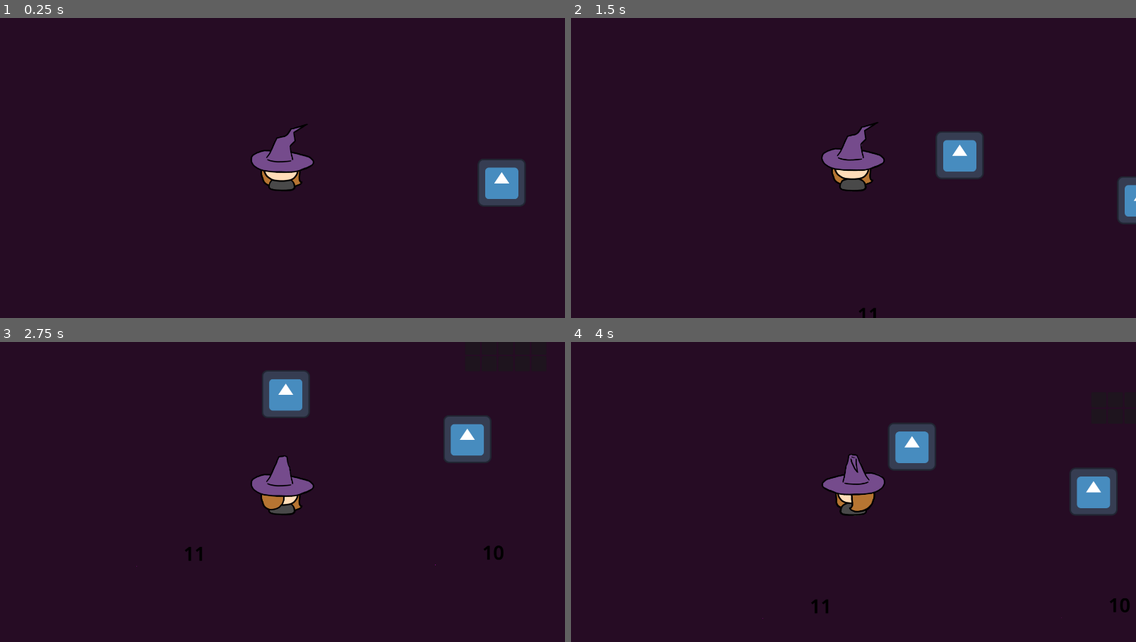
Above: before the commit, frames 1-4 (two rows, left to right).
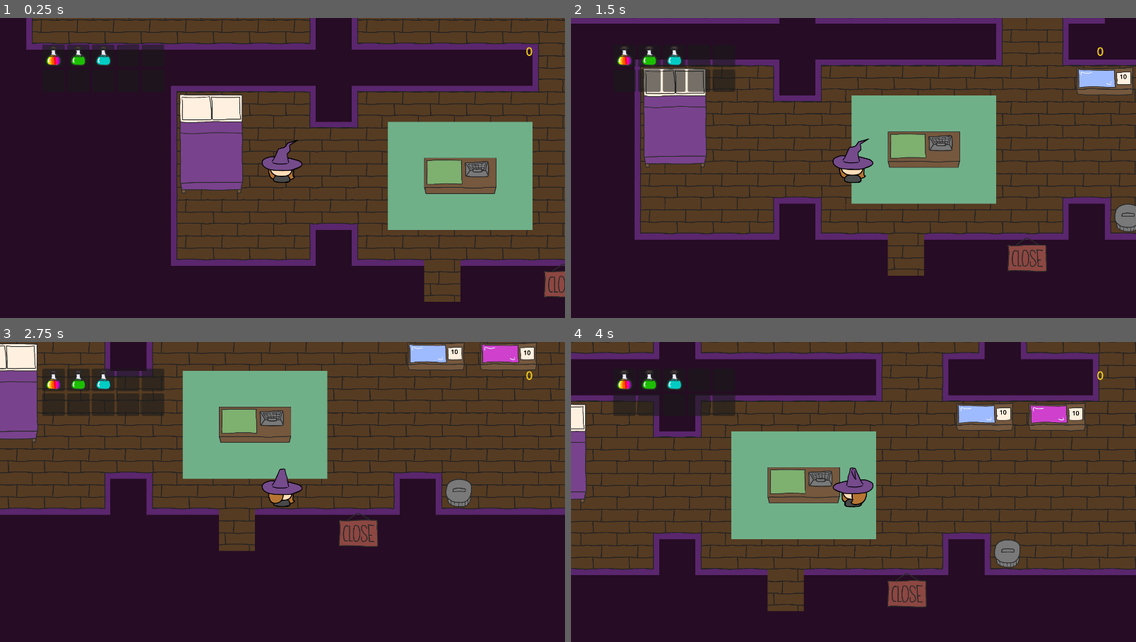
Above: after the commit, the same moments.

Repository: monaimerr/Ryhm-2
Game: Godot game, scene res://scenes/main/main.tscn
Same seed, same stepped clock (60 frames per second), same inputs: the game is played once before the commit and once after it. Before the commit the project starts from res://scenes/test/shelf_test.tscn. The engine's default icon, where the game draws it, is replaced by a stand-in: a white triangle on a blue panel in a dark square. Sound files missing from this copy of the repository are replaced by a short silence.
Inputs:
- Up to frame 1 (0.25 s): no input
- Up to frame 2 (1.5 s): tap Enter at 0.5 s; hold D (right) 0.53-1.28 s; hold R (alternative interact) 0.53-1.28 s; hold S (down) from 1.28 s (still down); tap C (cycle) at 1.35 s
- Up to frame 3 (2.75 s): release S (down) at 2.03 s; hold D (right) from 2.03 s (still down); hold E (interact) from 2.03 s (still down)
- Up to frame 4 (4 s): release D (right) at 2.78 s; release E (interact) at 2.78 s; hold W (up) 2.78-3.53 s; tap R (alternative interact) at 2.85 s; tap E (interact) at 3.5 s; hold A (left) from 3.53 s (still down); hold C (cycle) from 3.53 s (still down)

The runs differ from the first frame. In frame 1, 49% of the frame differs, in the area x 4-100%, y 0-95%; in frame 2, 53%; in frame 3, 54%; in frame 4, 63%, in the area x 0-100%, y 0-93%.

Commit message:
Reverted main; Meeting notes and related changes

Diff:
--- a/flask/scenes/main/main.tscn
+++ b/flask/scenes/main/main.tscn
@@ -25,7 +25,11 @@
 [ext_resource type="Script" uid="uid://fqjy4w760p41" path="res://scripts/entities/characters/NPCs/customer_path.gd" id="20_r4lks"]
 [ext_resource type="PackedScene" uid="uid://cgmqg8hxcsmmt" path="res://scenes/day_progress/day_progress_manager.tscn" id="22_m4h2d"]
 [ext_resource type="PackedScene" uid="uid://cxavsjams7k3x" path="res://scenes/UI/cauldron_menu/cauldronmenu.tscn" id="23_6llfj"]
+[ext_resource type="Script" uid="uid://dgxsmw8stpyd1" path="res://scripts/UI/money_label/player_money_label.gd" id="24_0bhws"]
 [ext_resource type="PackedScene" uid="uid://c61x4ibg3v35p" path="res://scenes/Trash_can/Trash_Can.tscn" id="24_s17dp"]
+[ext_resource type="AudioStream" uid="uid://bmnq3h1sx1s0r" path="res://art/money.mp3" id="25_i7in8"]
+[ext_resource type="AudioStream" uid="uid://dwcbh1jgg5xky" path="res://art/new_day.mp3" id="27_0bhws"]
+[ext_resource type="Script" uid="uid://b4gupn0bx7jl" path="res://scripts/audio/money_sound.gd" id="30_gkmcc"]
 
 [sub_resource type="PlaceholderTexture2D" id="PlaceholderTexture2D_l3cfh"]
 
@@ -147,6 +151,19 @@
 
 [node name="CauldronMenu" parent="UserInterfaceLayer" instance=ExtResource("23_6llfj")]
 
+[node name="PlayerMoneyLabel" type="RichTextLabel" parent="UserInterfaceLayer"]
+anchors_preset = 1
+anchor_left = 1.0
+anchor_right = 1.0
+offset_left = -190.0
+offset_bottom = 177.0
+grow_horizontal = 0
+theme_override_colors/default_color = Color(0.921077, 0.785836, 0.111469, 1)
+theme_override_font_sizes/normal_font_size = 32
+horizontal_alignment = 1
+vertical_alignment = 1
+script = ExtResource("24_0bhws")
+
 [node name="CustomerPath" type="Path2D" parent="."]
 y_sort_enabled = true
 position = Vector2(-161, 410)
@@ -163,5 +180,14 @@
 [node name="TrashCan" parent="." instance=ExtResource("24_s17dp")]
 position = Vector2(1117, 781)
 
+[node name="newDaySound" type="AudioStreamPlayer2D" parent="."]
+stream = ExtResource("27_0bhws")
+bus = &"Sound Effects"
+
+[node name="moneySound" type="AudioStreamPlayer" parent="."]
+stream = ExtResource("25_i7in8")
+bus = &"Sound Effects"
+script = ExtResource("30_gkmcc")
+
 [connection signal="shop_opened_status_changed" from="game_level/OpenSign" to="CustomerPath" method="_on_open_sign_shop_opened_status_changed"]
 [connection signal="timeout" from="CustomerSpawnTimer" to="CustomerPath" method="_on_customer_spawn_timer_timeout"]
Not shown: 1 places in flask/scenes/main/main.tscn that only renumber resources
Not shown, changed: TODO.txt
Not shown, changed: docs/2025-03-30-goals.txt
Not shown, added: docs/2025-04-02-goals.txt
Not shown, changed: docs/functional_features_list.txt
Not shown, added: docs/meeting_notes/2025-03-30/notes.txt
Not shown, added: docs/timeline.txt
